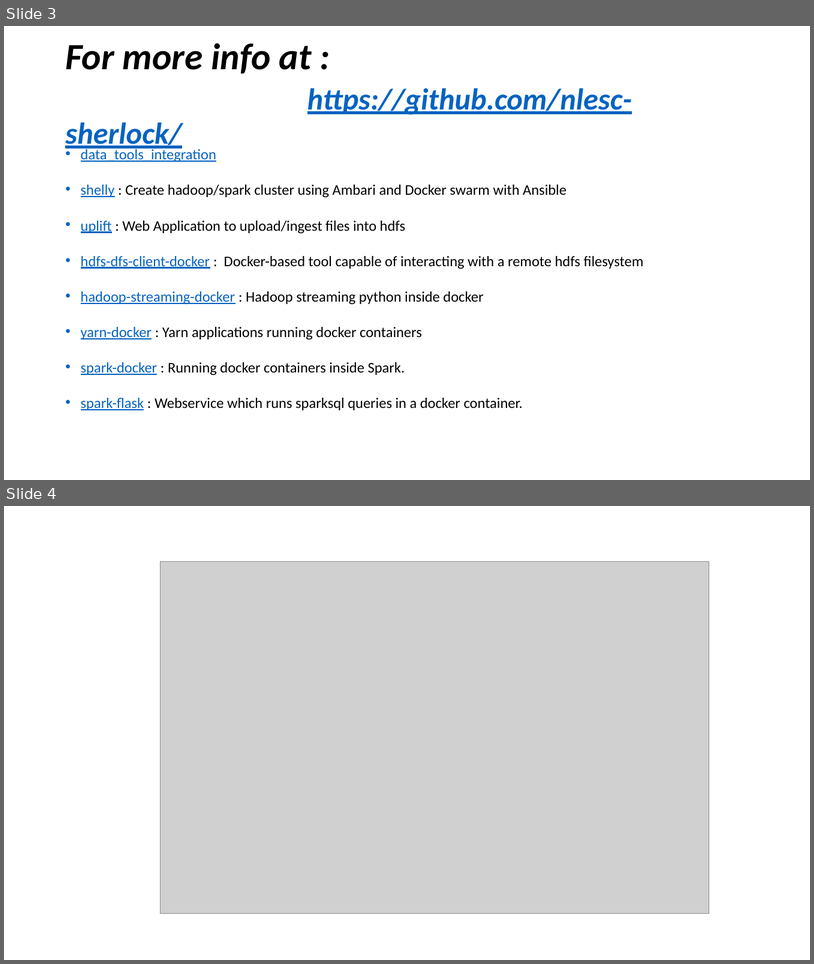
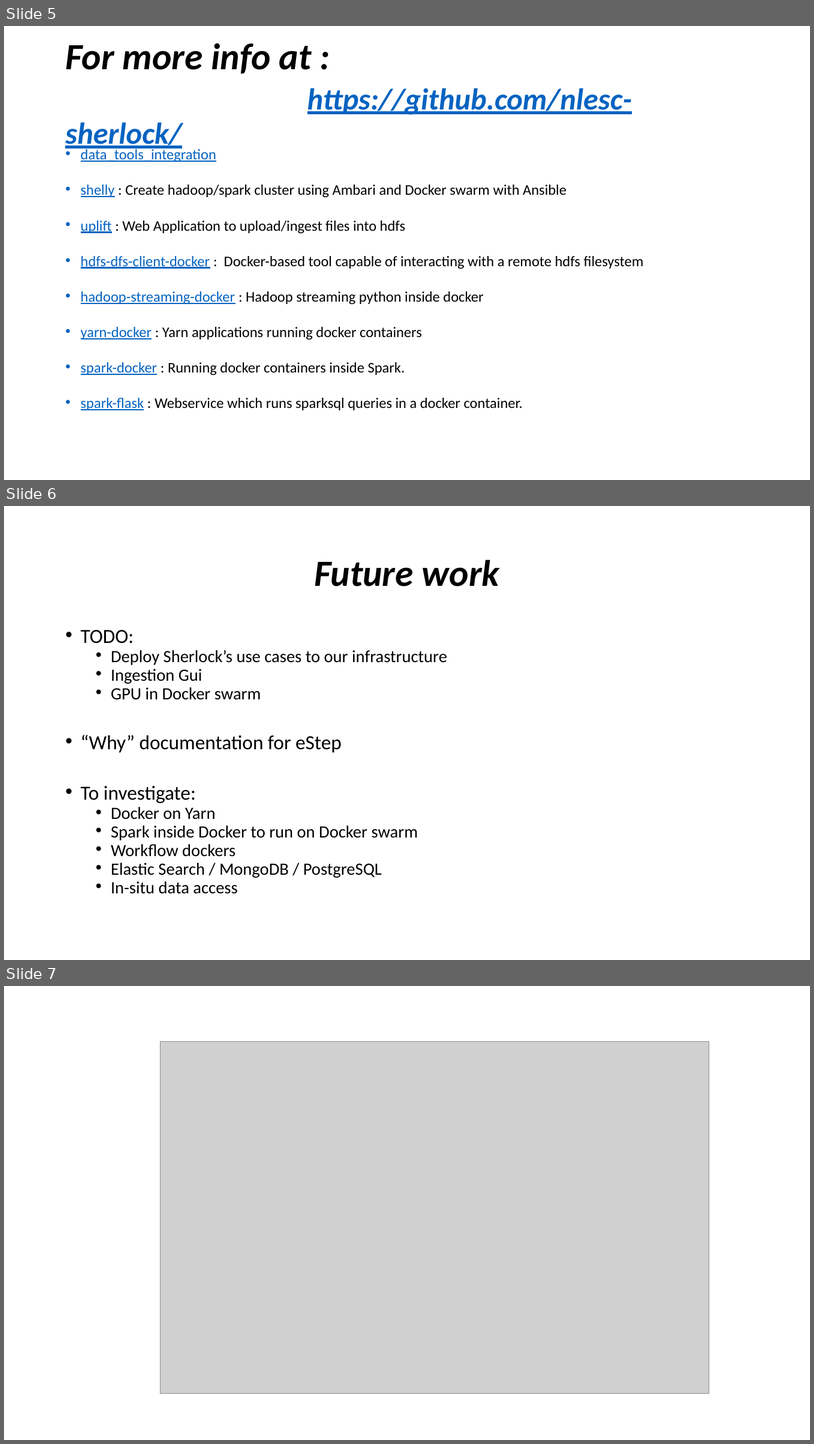
Before and after one commit to nlesc-sherlock/data_tools_integration, a slide deck: docs/presentations/session_3.pptx. Shown one above the other, each under a label of ours: slides 3 and 4 before the commit, slides 5, 6 and 7 after it. The pictures are 814x964 and 814x1444 pixels, drawn with LibreOffice and Linux fonts; fonts in the diff are those of the drawing; grey boxes stand for pictures. Boxes give left, top, right and bottom in pixels: in the first picture for what was removed or moved away, otherwise in the second. Text is boxed around its words. In the diff, an @@ line names an element or a change of style, - is before the commit and + after.

```diff
--- a/docs/presentations/session_3.pptx
+++ b/docs/presentations/session_3.pptx
@@ slide 6 added at (4, 506, 810, 960), background #FFFFFF @@
@@ title added at (314, 559, 500, 586), 44 pt, text #000000, bold, italic @@
+Future work
@@ text added at (81, 630, 447, 894), 20.4 pt, text #000000 @@
+• TODO:
+  • Deploy Sherlock’s use cases to our infrastructure
+  • Ingestion Gui
+  • GPU in Docker swarm
+• “Why” documentation for eStep
+• To investigate:
+  • Docker on Yarn
+  • Spark inside Docker to run on Docker swarm
+  • Workflow dockers
+  • Elastic Search / MongoDB / PostgreSQL
+  • In-situ data access
@@ what was slide 3 is now slide 5 @@
@@ what was slide 4 is now slide 7 @@
```
Also in this commit, not shown: 1 slide changed, 2 other slides added.
